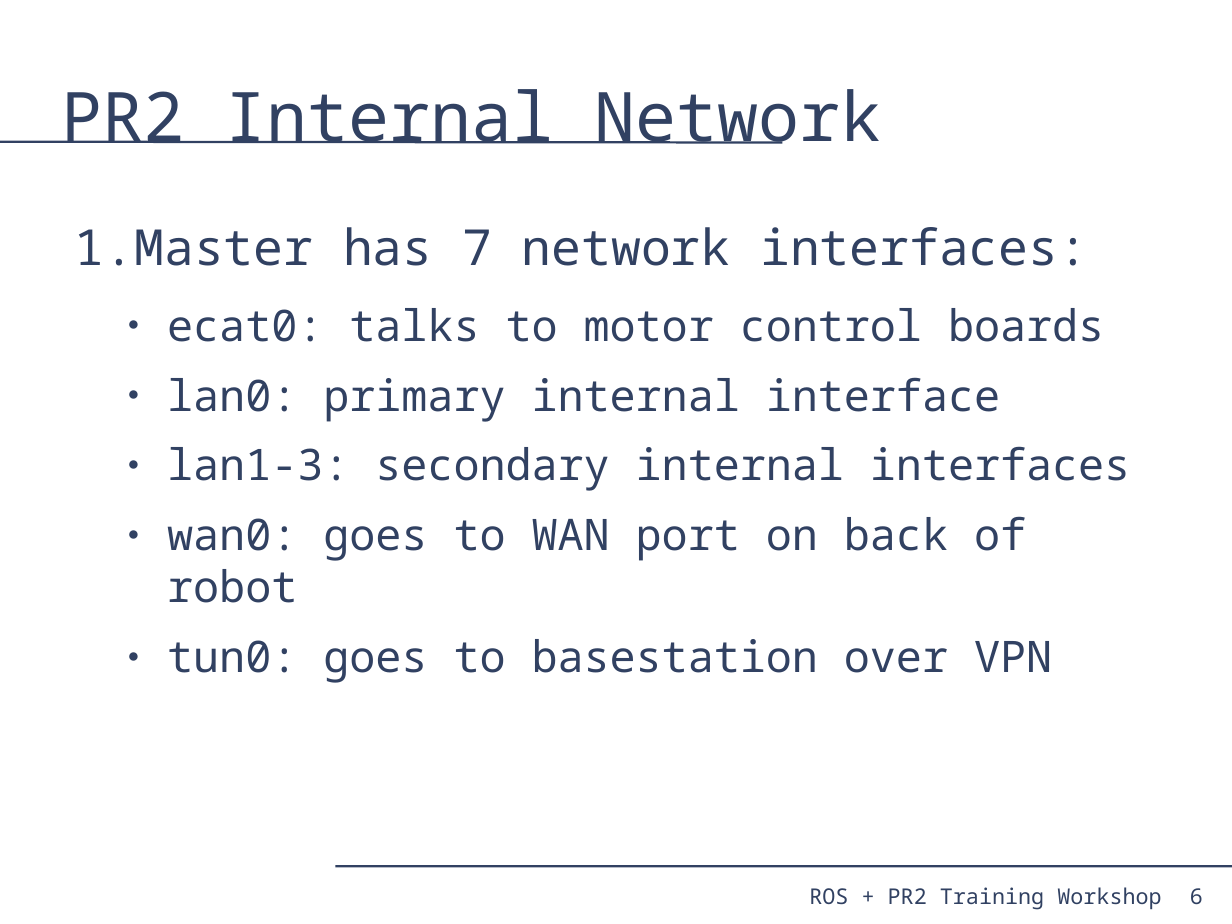
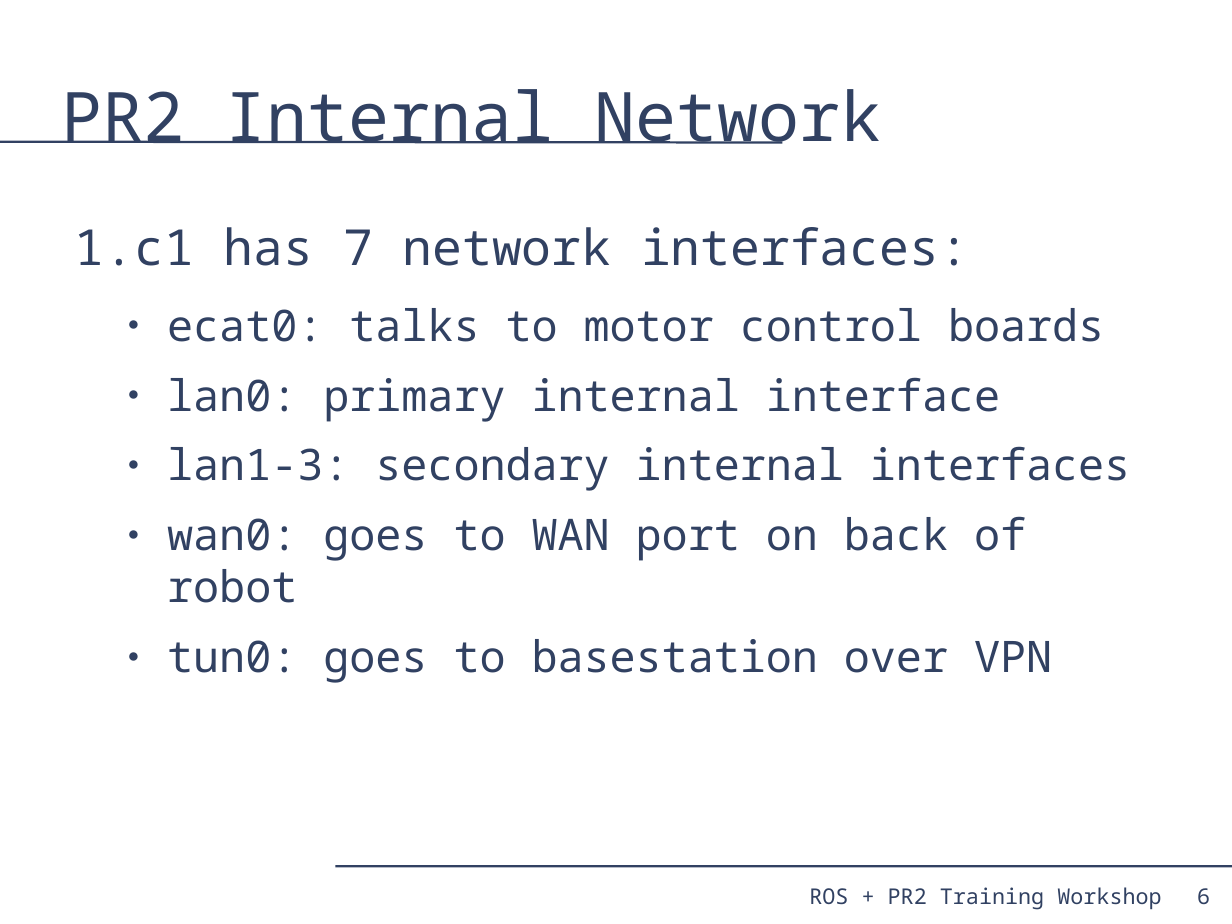
Before and after one commit to PR2/pr2_docs, a slide deck: slide 6 of pr2_training_workshop/pr2_sysadmin/pr2_syasdmin.odp. Drawn at 1232x924 pixels with LibreOffice and Linux fonts; fonts in the diff are those of the drawing. Boxes give left, top, right and bottom in pixels: in the first picture for what was removed or moved away, otherwise in the second. Text is boxed around its words. In the diff, an @@ line names an element or a change of style, - is before the commit and + after.

```diff
--- a/pr2_training_workshop/pr2_sysadmin/pr2_syasdmin.odp
+++ b/pr2_training_workshop/pr2_sysadmin/pr2_syasdmin.odp
@@ text at <box>75,227,969,266</box>: text changed @@
-1. Master has 7 network interfaces:
+1. c1 has 7 network interfaces:
@@ page number: place and size @@
-page number at <box>1190,888,1203,905</box>
+page number at <box>1197,888,1210,904</box>
```
Also in this commit, not shown: 17 other slides changed, 1 slide added.
